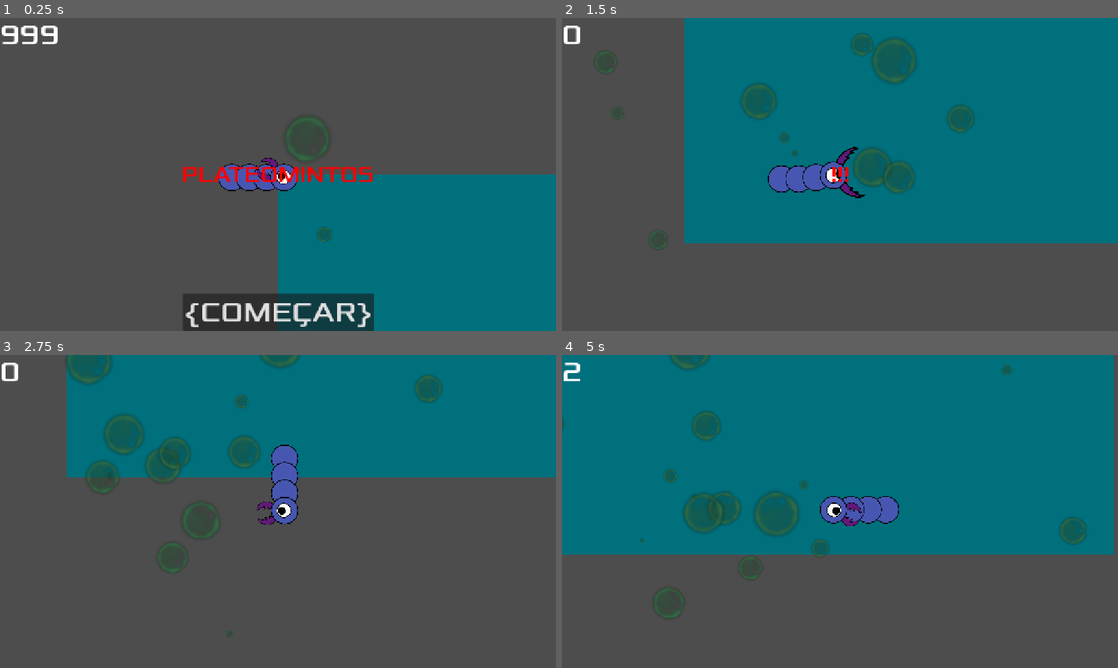
Above: before the commit, frames 1-4 (two rows, left to right).
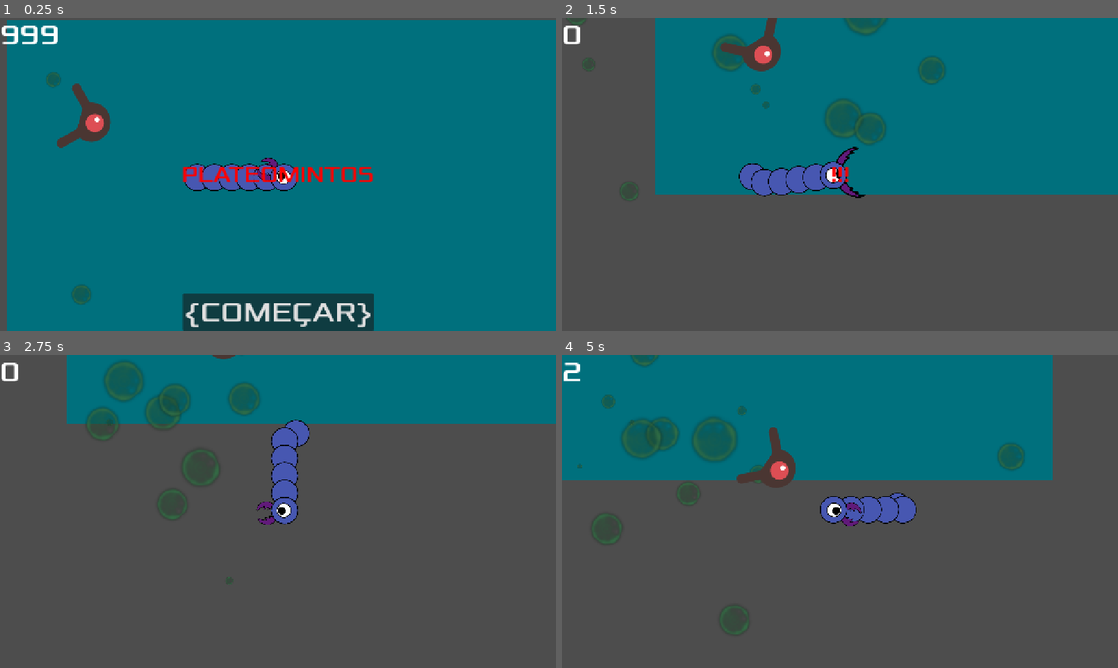
Above: after the commit, the same moments.

Repository: sou-carlos/plateomintos
Game: Godot game, scene res://main.tscn
The game is run twice, just before and just after one commit, with the same random seed, the same clock (stepped at 60 frames per second) and the same inputs.
Inputs (mouse positions are in pixels of both pictures, inside the frame that each line leads up to):
- Up to frame 1 (0.25 s): no input
- Up to frame 2 (1.5 s): click "{COMEÇAR}" at 0.5 s; move the mouse to (962, 158) at 1.27 s; hold D (mvDireita) from 1.28 s (still down); click (962, 158) at 1.35 s
- Up to frame 3 (2.75 s): move the mouse to (166, 527) at 2.02 s; release D (mvDireita) at 2.03 s; hold S (mvBaixo) from 2.03 s (still down); click (166, 527) at 2.1 s
- Up to frame 4 (5 s): move the mouse to (895, 442) at 2.77 s; release S (mvBaixo) at 2.78 s; hold D (mvDireita) 2.78-3.53 s; click (895, 442) at 2.85 s; move the mouse to (812, 574) at 3.52 s; hold W (mvCima) 3.53-4.28 s; click (812, 574) at 3.6 s; move the mouse to (1006, 558) at 4.27 s; hold A (mvEsquerda) from 4.28 s (still down); click (1006, 558) at 4.35 s

The runs differ from the first frame. In frame 1, 71% of the frame differs, in the area x 1-100%, y 0-100%; in frame 2, 22%; in frame 3, 19%; in frame 4, 31%.

Commit message:
inimigo base e enraivado

Diff:
--- /dev/null
+++ b/base_enemy.gd
@@ -0,0 +1,30 @@
+extends RigidBody2D
+@onready var animated_sprite_2d: AnimatedSprite2D = $AnimatedSprite2D
+
+@export var speed: float = 150.0
+
+var life = 0
+var dano_base = 10
+var _player_ref: Jogador
+
+# Called when the node enters the scene tree for the first time.
+func _ready() -> void:
+	_player_ref = get_tree().get_first_node_in_group("jogador")
+	print("Jogador: %s (%s)" % [_player_ref.name, _player_ref.get_class()])
+	$AnimatedSprite2D.play()
+
+	animated_sprite_2d.play()
+# Called every frame. 'delta' is the elapsed time since the previous frame.
+func _physics_process(_delta: float) -> void:
+	if not is_instance_valid(_player_ref):
+		return
+
+	var direcao := global_position.direction_to(_player_ref.global_position)
+	linear_velocity = direcao * speed
+	rotation = direcao.angle()
+
+
+func _on_hitbox_area_entered(area: Area2D) -> void:
+	life -= 1
+	if life <= 0:
+		queue_free()
--- /dev/null
+++ b/base_enemy.tscn
@@ -0,0 +1,17 @@
+[gd_scene format=3 uid="uid://yrjhfkcxjopg"]
+
+[ext_resource type="Script" uid="uid://bxfvd6svebvc7" path="res://base_enemy.gd" id="1_vaaym"]
+
+[node name="BaseEnemy" type="RigidBody2D" unique_id=1020826806]
+collision_mask = 0
+gravity_scale = 0.0
+script = ExtResource("1_vaaym")
+
+[node name="AnimatedSprite2D" type="AnimatedSprite2D" parent="." unique_id=1223789421]
+
+[node name="Hitbox" type="Area2D" parent="." unique_id=333518409]
+collision_mask = 2
+
+[node name="CollisionShape2D" type="CollisionShape2D" parent="Hitbox" unique_id=1169992585]
+
+[connection signal="area_entered" from="Hitbox" to="." method="_on_hitbox_area_entered"]
--- /dev/null
+++ b/enraivado.tscn
@@ -0,0 +1,32 @@
+[gd_scene format=3 uid="uid://urxv1s6gwn3p"]
+
+[ext_resource type="PackedScene" uid="uid://yrjhfkcxjopg" path="res://base_enemy.tscn" id="1_s7yb4"]
+[ext_resource type="Texture2D" uid="uid://sdjh3dicsgqq" path="res://art/enemyFlyingAlt_1.png" id="2_b6tqy"]
+
+[sub_resource type="SpriteFrames" id="SpriteFrames_b6tqy"]
+animations = [{
+"frames": [{
+"duration": 1.0,
+"texture": ExtResource("2_b6tqy")
+}],
+"loop": 1,
+"name": &"default",
+"speed": 5.0
+}, {
+"frames": [],
+"loop": 1,
+"name": &"new_animation",
+"speed": 5.0
+}]
+
+[sub_resource type="RectangleShape2D" id="RectangleShape2D_vaaym"]
+size = Vector2(78.5, 93.5)
+
+[node name="Enraivado" unique_id=1020826806 instance=ExtResource("1_s7yb4")]
+
+[node name="AnimatedSprite2D" parent="." index="0" unique_id=1223789421]
+sprite_frames = SubResource("SpriteFrames_b6tqy")
+
+[node name="CollisionShape2D" parent="Hitbox" parent_id_path=PackedInt32Array(333518409) index="0" unique_id=1169992585]
+position = Vector2(15.75, -0.75)
+shape = SubResource("RectangleShape2D_vaaym")
--- a/jogador.gd
+++ b/jogador.gd
@@ -1,4 +1,6 @@
 extends Area2D
+
+class_name Jogador
 
 enum Classe { MELEE, RANGE }
 
@@ -28,6 +30,7 @@
 
 
 func _ready() -> void:
+	add_to_group("jogador")
 	# O 'match' verifica o valor atual da variável 'classe'
 	match classe:
 		Classe.MELEE:
--- a/jogador.tscn
+++ b/jogador.tscn
@@ -35,7 +35,7 @@
 [sub_resource type="RectangleShape2D" id="RectangleShape2D_3l2vh"]
 size = Vector2(80, 87)
 
-[node name="Jogador" type="Area2D" unique_id=190093235]
+[node name="Jogador" type="Area2D" unique_id=190093235 groups=["jogador"]]
 script = ExtResource("1_j3kwt")
 classe = 1
 textura_articulacao = ExtResource("2_j3kwt")
--- a/main.gd
+++ b/main.gd
@@ -31,7 +31,7 @@
 
 
 func _on_inicio_timer_timeout() -> void:
-	$InimigoTimer.start()
+	#$InimigoTimer.start()
 	$PontosTimer.start()
 
 
--- a/main.tscn
+++ b/main.tscn
@@ -8,6 +8,7 @@
 [ext_resource type="AudioStream" uid="uid://v1fy5b7lqi38" path="res://art/House In a Forest Loop.ogg" id="6_272bh"]
 [ext_resource type="AudioStream" uid="uid://d3qp1tmg1jlfp" path="res://art/gameover.wav" id="7_5vw27"]
 [ext_resource type="Texture2D" uid="uid://fu8af3b17xqf" path="res://art/Textures/light_03.png" id="8_5vw27"]
+[ext_resource type="PackedScene" uid="uid://urxv1s6gwn3p" path="res://enraivado.tscn" id="9_kek77"]
 
 [sub_resource type="Curve2D" id="Curve2D_h2yge"]
 _data = {
@@ -46,6 +47,9 @@
 color = Color(0.20308754, 0.4496268, 0.27990216, 1)
 
 [node name="Jogador" parent="." unique_id=190093235 instance=ExtResource("1_0xm2m")]
+position = Vector2(624, 356)
+classe = 0
+dash_speed = 2000.0
 
 [node name="InimigoTimer" type="Timer" parent="." unique_id=945051976]
 wait_time = 1.5
@@ -80,6 +84,9 @@
 [node name="SomF" type="AudioStreamPlayer" parent="." unique_id=962320245]
 stream = ExtResource("7_5vw27")
 
+[node name="Enraivado" parent="." unique_id=1020826806 instance=ExtResource("9_kek77")]
+position = Vector2(151, 223)
+
 [connection signal="hit" from="Jogador" to="." method="_on_jogador_hit"]
 [connection signal="timeout" from="InimigoTimer" to="." method="_on_inimigo_timer_timeout"]
 [connection signal="timeout" from="PontosTimer" to="." method="_on_pontos_timer_timeout"]
--- a/minino_mau_criado.gd
+++ b/minino_mau_criado.gd
@@ -17,5 +17,4 @@
 
 
 func _on_hitbox_area_entered(area: Area2D) -> void:
-	print("Inimigo atingido")
 	queue_free()
--- a/project.godot
+++ b/project.godot
@@ -21,6 +21,10 @@
 window/stretch/mode="canvas_items"
 mouse_cursor/custom_image="uid://dfnkw2k5cw85w"
 mouse_cursor/custom_image_hotspot=Vector2(25, 25)
+
+[global_group]
+
+jogador=""
 
 [input]
 
Not shown, added: base_enemy.gd.uid
